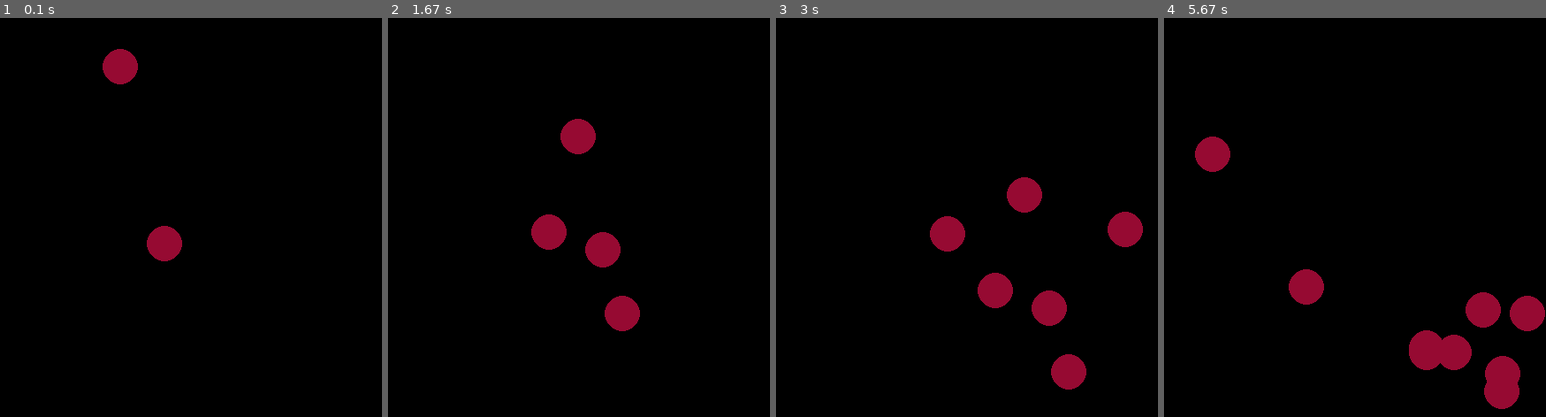
Above: before the commit, frames 1-4 (left to right).
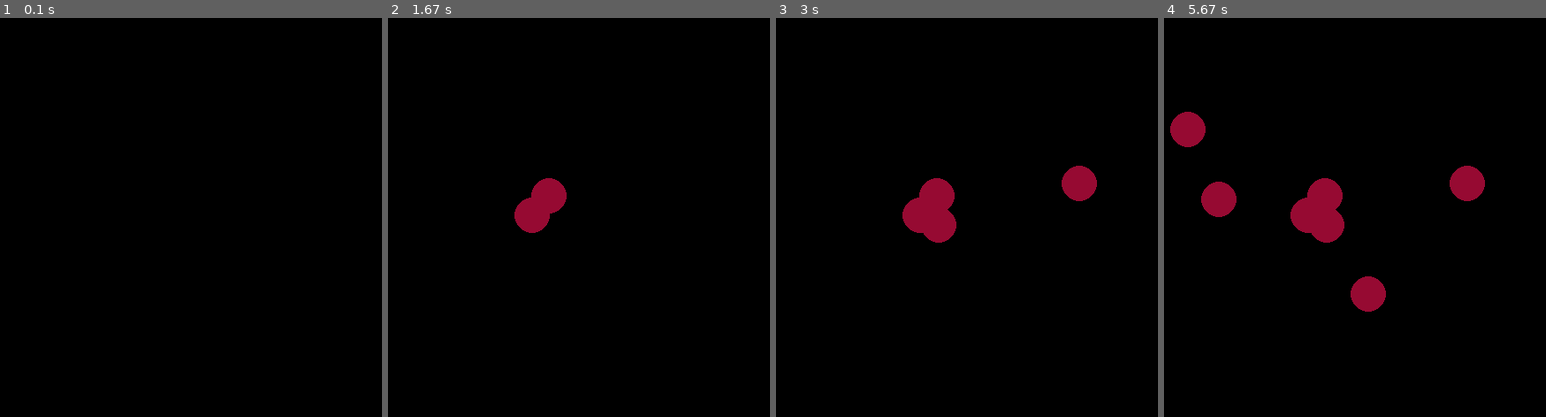
Above: after the commit, the same moments.

Repository: AndreyAD1/mipt_course
Game: pygame game, started from lesson_20_oop/ex_3_balls_with_oop.py
Two runs of this game, one before a commit and one after it. Both use one fixed random seed, a clock stepped at 60 frames per second and the inputs below.
Inputs (mouse positions are in pixels of both pictures, inside the frame that each line leads up to):
- Up to frame 1 (0.1 s): no input
- Up to frame 2 (1.67 s): click (548, 197) at 0.38 s; click (533, 213) at 1.22 s
- Up to frame 3 (3 s): click (1077, 181) at 1.88 s; click (940, 225) at 2.72 s
- Up to frame 4 (5.67 s): click (1217, 197) at 3.62 s; click (1366, 293) at 4.28 s; click (1186, 129) at 5.05 s

The runs differ from the first frame. In frame 1, 1.3% of the frame differs, in the area x 26-48%, y 7-61%; in frame 2, 3.4%; in frame 3, 5.3%; in frame 4, 9.0%, in the area x 1-100%, y 23-99%.

Commit message:
Consider the start with no balls on the screen.

Diff:
--- a/lesson_20_oop/ex_3_balls_with_oop.py
+++ b/lesson_20_oop/ex_3_balls_with_oop.py
@@ -32,9 +32,8 @@
         self.coords = coordinates
         self.color = (150, 10, 50)
         self.radius = 20
-        self.velocity = Vector(50, 50)
+        self.velocity = Vector(0, 0)
         self.possible_colors = [(150, 10, 50), (50, 100, 150)]
-        self.friction_coefficient = 0.01
         self.manual_control = False
 
     def refresh_coordinates(self, dt: float):
@@ -42,7 +41,9 @@
 
     def accelerate(self, acceleration: Vector):
         self.velocity += acceleration
-        self.velocity -= self.velocity * self.friction_coefficient
+
+    def slow_down(self, friction_coefficient):
+        self.velocity -= self.velocity * friction_coefficient
 
     def change_direction_after_collision(self, x_border, y_border):
         if x_border:
@@ -102,6 +103,7 @@
         display_width=500,
         display_height=500,
         display_name='Balls',
+        friction_coefficient=0.01
 ):
     screen = pygame.display.set_mode((display_width, display_height))
     pygame.display.set_caption(display_name)
@@ -132,6 +134,12 @@
 
         acceleration = Vector(x_acceleration, y_acceleration)
 
+        if not balls:
+            if click_position:
+                x_coord, y_coord = click_position
+                balls = [Ball(Vector(x_coord, y_coord))]
+            continue
+
         for ball in balls:
             if click_position and ball.click_is_on_the_ball(click_position):
                 click_on_blank_space = False
@@ -152,7 +160,7 @@
             if ball.manual_control:
                 ball.accelerate(acceleration)
 
-            # ball.slow_down()
+            ball.slow_down(friction_coefficient)
 
         if click_position and click_on_blank_space:
             x_coord, y_coord = click_position
@@ -164,4 +172,5 @@
 
 
 if __name__ == '__main__':
-    start_game(balls=[Ball(Vector(200, 100)), Ball(Vector(250, 300))])
+    # start_game(balls=[Ball(Vector(200, 100)), Ball(Vector(250, 300))])
+    start_game()
